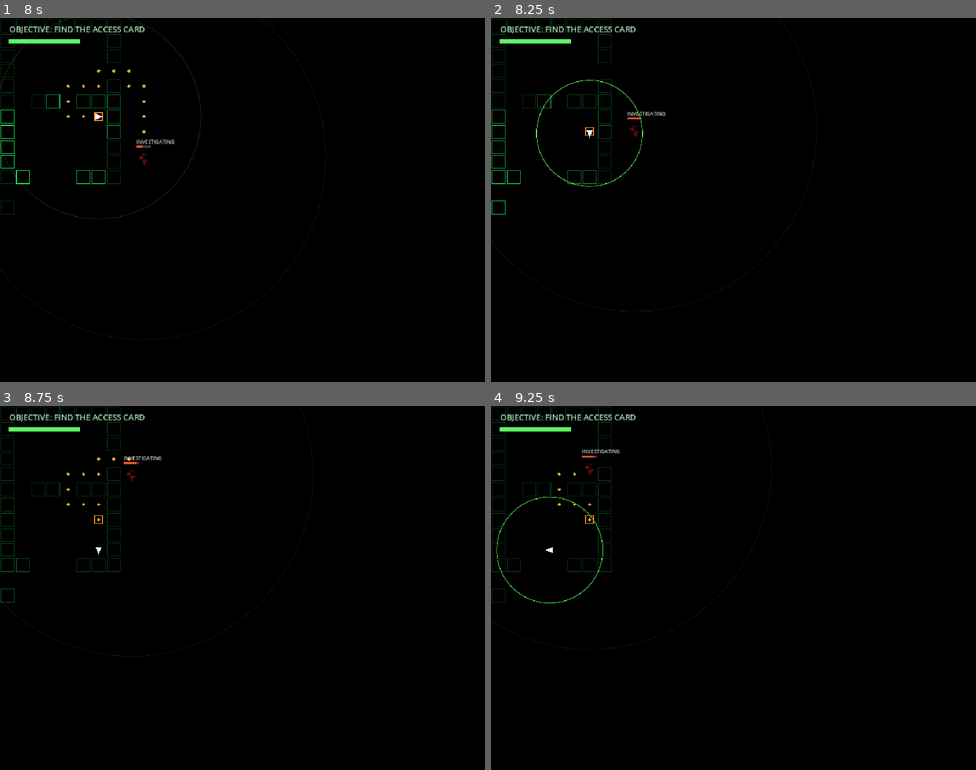
Above: before the commit, frames 1-4 (two rows, left to right).
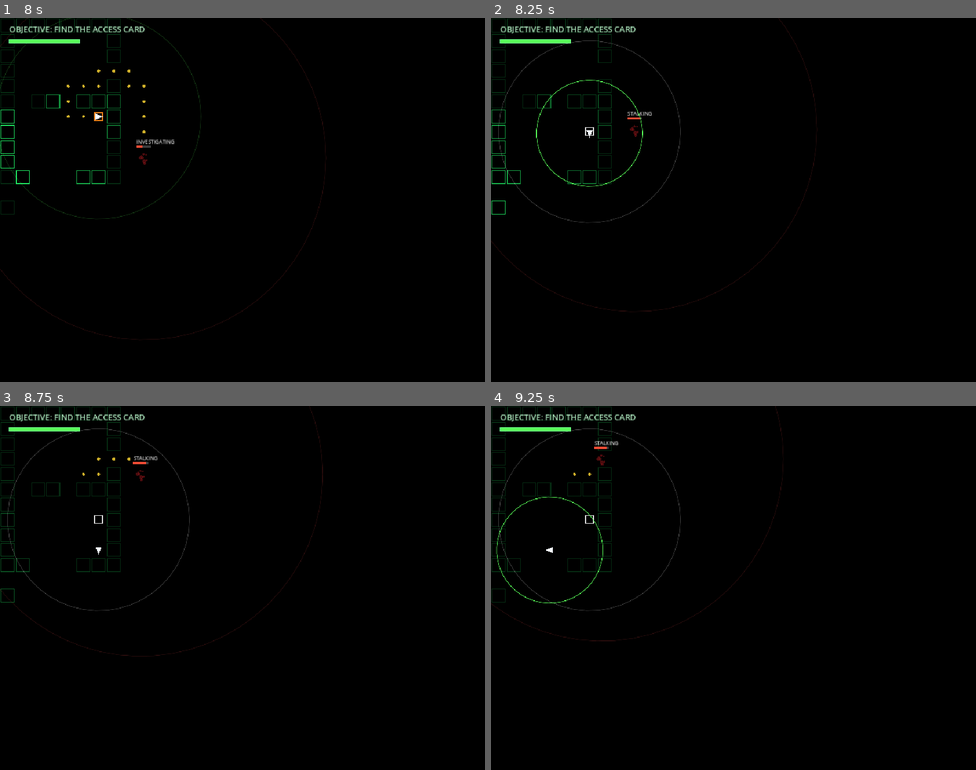
Above: after the commit, the same moments.

Repository: UnderstoodUseYourUsernameHere/Sonar
Game: Godot game, scene res://scenes/main.tscn
Same seed, same stepped clock (60 frames per second), same inputs: the game is played once before the commit and once after it.
Inputs (mouse positions are in pixels of both pictures, inside the frame that each line leads up to):
- Up to frame 1 (8 s): tap Enter at 0.5 s; move the mouse to (218, 272) at 0.52 s; hold W (move_up) 0.53-2.03 s; tap Space (ping) every 2.25 s from 0.6 to 7.35 s; click (218, 272) at 0.67 s; move the mouse to (388, 254) at 1.27 s; tap Alt at 1.35, 3.6, 5.85 s; move the mouse to (97, 145) at 2.02 s; hold Left (move_left) 2.03-3.53 s; tap Shift at 2.1, 4.35, 6.6 s; move the mouse to (266, 200) at 2.77 s; click (266, 200) at 2.92 s; move the mouse to (169, 109) at 3.52 s; hold S (move_down) 3.53-4.28 s; move the mouse to (349, 181) at 4.27 s; hold Right (move_right) 4.28-5.03 s; move the mouse to (145, 218) at 5.02 s; hold W (move_up) 5.03-5.78 s; click (145, 218) at 5.17 s; move the mouse to (291, 119) at 5.77 s; hold Right (move_right) from 5.78 s (still down); move the mouse to (218, 272) at 6.52 s; move the mouse to (388, 254) at 7.27 s; click (388, 254) at 7.42 s
- Up to frame 2 (8.25 s): move the mouse to (588, 145) at 8.02 s; release Right (move_right) at 8.03 s; hold S (move_down) from 8.03 s (still down); tap Alt at 8.1 s
- Up to frame 3 (8.75 s): keep holding S (move_down)
- Up to frame 4 (9.25 s): move the mouse to (757, 588) at 8.77 s; release S (move_down) at 8.78 s; hold Left (move_left) from 8.78 s (still down); tap Shift at 8.85 s

Frame 1 is identical in both runs. In frame 2, 0.3% of the frame differs, in the area x 1-40%, y 6-57%; in frame 3, 0.7%; in frame 4, 0.7%, in the area x 0-61%, y 0-67%.

Commit message:
Add monster stalking state that holds distance and creeps closer

Diff:
--- a/scripts/main.gd
+++ b/scripts/main.gd
@@ -20,6 +20,15 @@
 const AWARENESS_PER_PING: float = 0.45
 const AWARENESS_PER_FOOTSTEP: float = 0.06
 const AWARENESS_DECAY_PER_SECOND: float = 0.04
+
+const AWARENESS_STALK_THRESHOLD: float = 0.5 ## Enters stalking above this
+const AWARENESS_STALK_EXIT: float = 0.25 ## Exits stalking below this
+const AWARENESS_STALK_DECAY_PER_SECOND: float = 0.02
+
+const MONSTER_STALK_MOVE_TIME: float = 0.16
+const MONSTER_STALK_DISTANCE_START: int = 6
+const MONSTER_STALK_DISTANCE_MIN: int = 2
+const MONSTER_STALK_CREEP_SECONDS: float = 3.0
 
 const WALL_DIM_SEEN_ALPHA: float = 0.18 ## A wall thats been seen before never dims below this(its going to be an alpha, sigma oh my god!!!!)
 const WALL_FLASH_DURATION: float = 1.2
@@ -96,7 +105,8 @@
 enum MonsterState {
 	ROAMING,
 	INVESTIGATING,
-	SEARCHING
+	SEARCHING,
+	STALKING
 }
 
 var map_width: int = 0
@@ -156,6 +166,10 @@
 var monster_search_wait_remaining: float = 0.0
 var monster_snapshot_position: Vector2 = Vector2.ZERO
 var monster_snapshot_time: float = -1000.0
+
+var monster_stalk_target: Vector2i = Vector2i.ZERO
+var monster_stalk_distance: int = MONSTER_STALK_DISTANCE_START
+var monster_stalk_creep_remaining: float = 0.0
 
 var card_cell: Vector2i = Vector2i.ZERO
 var card_draw_position: Vector2 = Vector2.ZERO
@@ -368,6 +382,8 @@
 			return MONSTER_INVESTIGATE_MOVE_TIME
 		MonsterState.SEARCHING:
 			return MONSTER_SEARCH_MOVE_TIME
+		MonsterState.STALKING:
+			return MONSTER_STALK_MOVE_TIME
 		_:
 			return MONSTER_ROAM_MOVE_TIME
 
@@ -450,6 +466,45 @@
 	monster_search_time_remaining = MONSTER_SEARCH_DURATION
 	monster_search_wait_remaining = 0.0
 	monster_path.clear()
+
+func _begin_monster_stalking(target_cell: Vector2i) -> void:
+	if monster_state != MonsterState.STALKING:
+		monster_stalk_distance = MONSTER_STALK_DISTANCE_START
+		monster_stalk_creep_remaining = MONSTER_STALK_CREEP_SECONDS
+
+	monster_state = MonsterState.STALKING
+	monster_stalk_target = target_cell
+	monster_path.clear()
+	monster_needs_new_path = true
+
+func _set_monster_stalk_path() -> void:
+	_set_monster_path(monster_stalk_target)
+	var kept_steps: int = maxi(monster_path.size() - monster_stalk_distance, 0) ## This should in theory cut off the steps before it actually reaches the player, to actually... stalk
+	monster_path.resize(kept_steps)
+
+func _update_monster_stalking(delta: float) -> void:
+	if monster_awareness < AWARENESS_STALK_EXIT:
+		_begin_monster_search(monster_cell) ## If it loses interest it looks around where it is then wanders away
+		return
+
+	if is_monster_moving:
+		return
+
+	if monster_needs_new_path:
+		_set_monster_stalk_path()
+		monster_needs_new_path = false
+		return
+
+	if not monster_path.is_empty():
+		return
+
+	monster_stalk_creep_remaining -= delta
+	if monster_stalk_creep_remaining <= 0.0:
+		monster_stalk_creep_remaining = MONSTER_STALK_CREEP_SECONDS
+
+		if monster_stalk_distance > MONSTER_STALK_DISTANCE_MIN:
+			monster_stalk_distance -= 1
+			monster_needs_new_path = true
 
 func _pick_monster_search_target() -> Vector2i:
 	var candidates: Array[Vector2i] = []
@@ -705,6 +760,9 @@
 			active_pulses.remove_at(i)
 
 func _update_monster_ai(delta: float) -> void:
+	var decay_rate: float = AWARENESS_DECAY_PER_SECOND
+	if monster_state == MonsterState.STALKING:
+		decay_rate = AWARENESS_DECAY_PER_SECOND
 	monster_awareness = maxf(monster_awareness - AWARENESS_DECAY_PER_SECOND * delta, 0.0)
 
 	if last_noise_time > monster_last_heard_noise_time:
@@ -723,9 +781,16 @@
 		MonsterState.SEARCHING:
 			_update_monster_searching(delta)
 
+		MonsterState.STALKING:
+			_update_monster_stalking(delta)
+
 func _on_monster_heard_noise() -> void:
 	monster_awareness = minf(monster_awareness + last_noise_loudness, 1.0)
-	_begin_monster_investigation(last_noise_cell)
+
+	if monster_awareness >= AWARENESS_STALK_THRESHOLD:
+		_begin_monster_stalking(last_noise_cell)
+	else:
+		_begin_monster_investigation(last_noise_cell)
 
 func _reveal_walls_for_pulse(pulse: SonarPulse) -> void:
 	for cell in wall_cells:
@@ -1057,14 +1122,25 @@
 	var target_center: Vector2
 	var marker_color: Color
 
-	if monster_state == MonsterState.INVESTIGATING:
-		target_center = _cell_center(monster_investigation_target)
-		marker_color = Color(1.0, 0.55, 0.1, 0.9)
-	elif monster_state == MonsterState.SEARCHING:
-		target_center = _cell_center(monster_search_center)
-		marker_color = Color(0.7, 0.2, 1.0, 0.9)
-	else:
-		return
+	match monster_state:
+		MonsterState.INVESTIGATING:
+			target_center = _cell_center(monster_investigation_target)
+			marker_color = Color(1.0, 0.55, 0.1, 0.9)
+		MonsterState.SEARCHING:
+			target_center = _cell_center(monster_search_center)
+			marker_color = Color(0.7, 0.2, 1.0, 0.9)
+		MonsterState.STALKING:
+			target_center = _cell_center(monster_stalk_target)
+			marker_color = Color(0.95, 0.95, 0.95, 0.9)
+			draw_arc(
+				target_center,
+				monster_stalk_distance * TILE_SIZE,
+				0.0, TAU, 48,
+				Color(marker_color, 0.25),
+				1.0, true
+			)
+		_:
+			return
 
 	var marker_rect : Rect2 = Rect2(
 		target_center - Vector2(8.0, 8.0),
